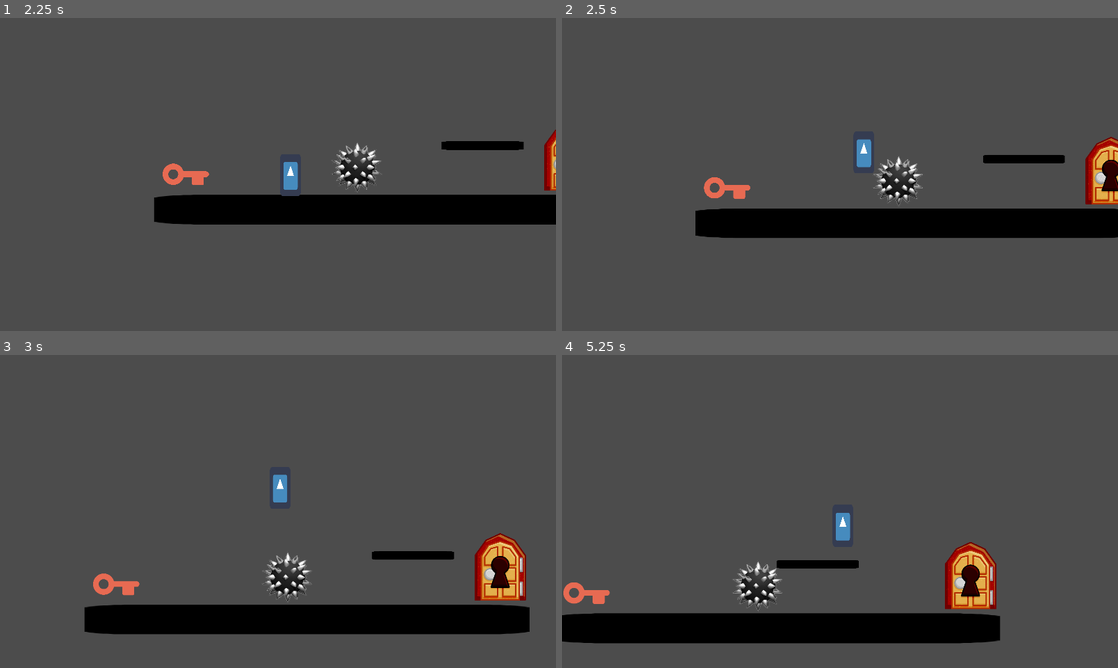
Above: before the commit, frames 1-4 (two rows, left to right).
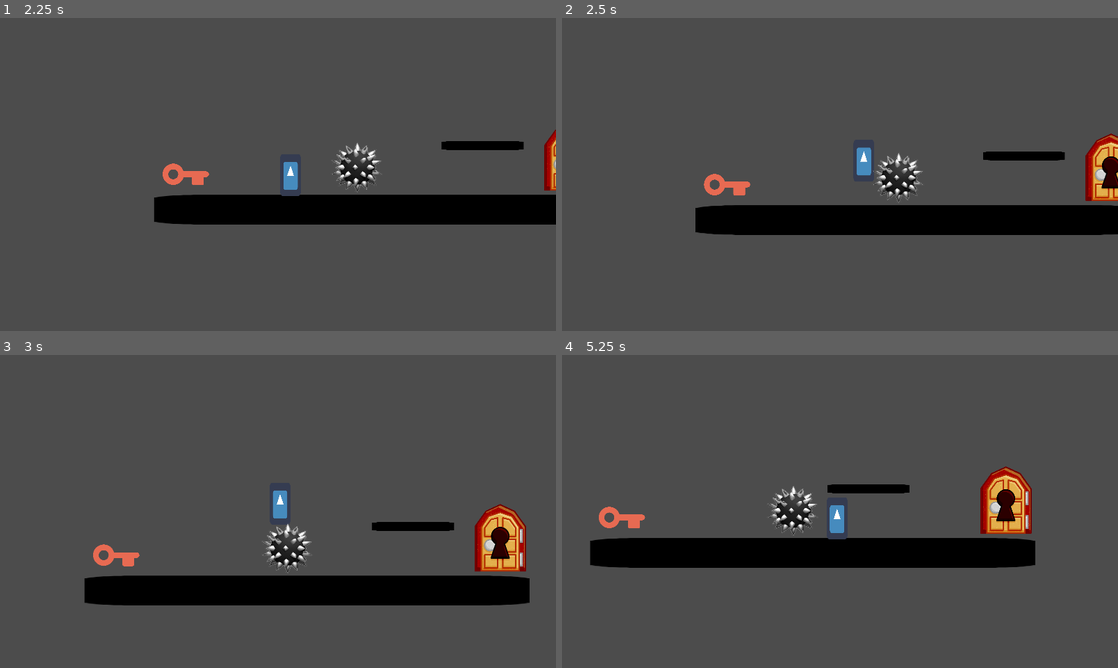
Above: after the commit, the same moments.

Repository: btzr-io/gwj-25
Game: Godot game, scene res://scenes/main_screen.tscn
The game is run twice, just before and just after one commit, with the same random seed, the same clock (stepped at 60 frames per second) and the same inputs. The engine's default icon, where the game draws it, is replaced by a stand-in: a white triangle on a blue panel in a dark square.
Inputs:
- Up to frame 1 (2.25 s): hold Right (player_move_right) 0.53-1.25 s; tap Up (player_jump) at 0.6, 0.77, 1.07 s; click "start" at 1.25 s; hold Right (player_move_right) from 2.03 s (still down); tap Space (player_toggle) at 2.1 s
- Up to frame 2 (2.5 s): keep holding Right (player_move_right); tap Up (player_jump) at 2.27, 2.3 s
- Up to frame 3 (3 s): tap Up (player_jump) at 2.57, 2.85 s; release Right (player_move_right) at 2.78 s; hold Left (player_move_left) from 2.78 s (still down)
- Up to frame 4 (5.25 s): release Left (player_move_left) at 3.53 s; hold Right (player_move_right) 3.53-5.03 s; tap Space (player_toggle) at 3.6, 5.1 s; tap Up (player_jump) at 3.77, 3.8, 4.07, 4.35, 4.52, 4.82 s; hold Left (player_move_left) from 5.03 s (still down)

Frame 1 is identical in both runs. In frame 2, 3.4% of the frame differs, in the area x 24-100%, y 36-71%; in frame 3, 19%; in frame 4, 20%, in the area x 0-86%, y 35-93%.

Commit message:
.

Diff:
--- a/scenes/player.tscn
+++ b/scenes/player.tscn
@@ -88,10 +88,10 @@
 "name": "idle",
 "speed": 15.0
 }, {
-"frames": [ ExtResource( 77 ) ],
-"loop": true,
-"name": "untail_we_get__anim",
-"speed": 5.0
+"frames": [ ExtResource( 71 ), ExtResource( 62 ), ExtResource( 50 ), ExtResource( 51 ), ExtResource( 36 ), ExtResource( 64 ), ExtResource( 65 ), ExtResource( 52 ), ExtResource( 29 ), ExtResource( 30 ), ExtResource( 54 ), ExtResource( 31 ), ExtResource( 53 ), ExtResource( 32 ), ExtResource( 34 ) ],
+"loop": false,
+"name": "dead",
+"speed": 15.0
 }, {
 "frames": [ ExtResource( 26 ), ExtResource( 27 ), ExtResource( 12 ), ExtResource( 28 ), ExtResource( 6 ), ExtResource( 7 ), ExtResource( 8 ), ExtResource( 14 ), ExtResource( 9 ), ExtResource( 13 ), ExtResource( 15 ), ExtResource( 16 ), ExtResource( 73 ), ExtResource( 42 ), ExtResource( 37 ) ],
 "loop": true,
@@ -108,10 +108,10 @@
 "name": "jump",
 "speed": 15.0
 }, {
-"frames": [ ExtResource( 71 ), ExtResource( 62 ), ExtResource( 50 ), ExtResource( 51 ), ExtResource( 36 ), ExtResource( 64 ), ExtResource( 65 ), ExtResource( 52 ), ExtResource( 29 ), ExtResource( 30 ), ExtResource( 54 ), ExtResource( 31 ), ExtResource( 53 ), ExtResource( 32 ), ExtResource( 34 ) ],
-"loop": false,
-"name": "dead",
-"speed": 15.0
+"frames": [ ExtResource( 77 ) ],
+"loop": true,
+"name": "untail_we_get__anim",
+"speed": 5.0
 } ]
 
 [node name="Player" type="KinematicBody2D" groups=[
--- a/scripts/player.gd
+++ b/scripts/player.gd
@@ -97,6 +97,9 @@
 			motion.y = JUMP_HEIGHT
 			jump_count +=1
 
+	if Input.is_action_just_released("player_jump") and motion.y < -450:
+		motion.y = -450
+
 #	elif not is_on_floor():
 ##		$Sprite.play("jump")
 
